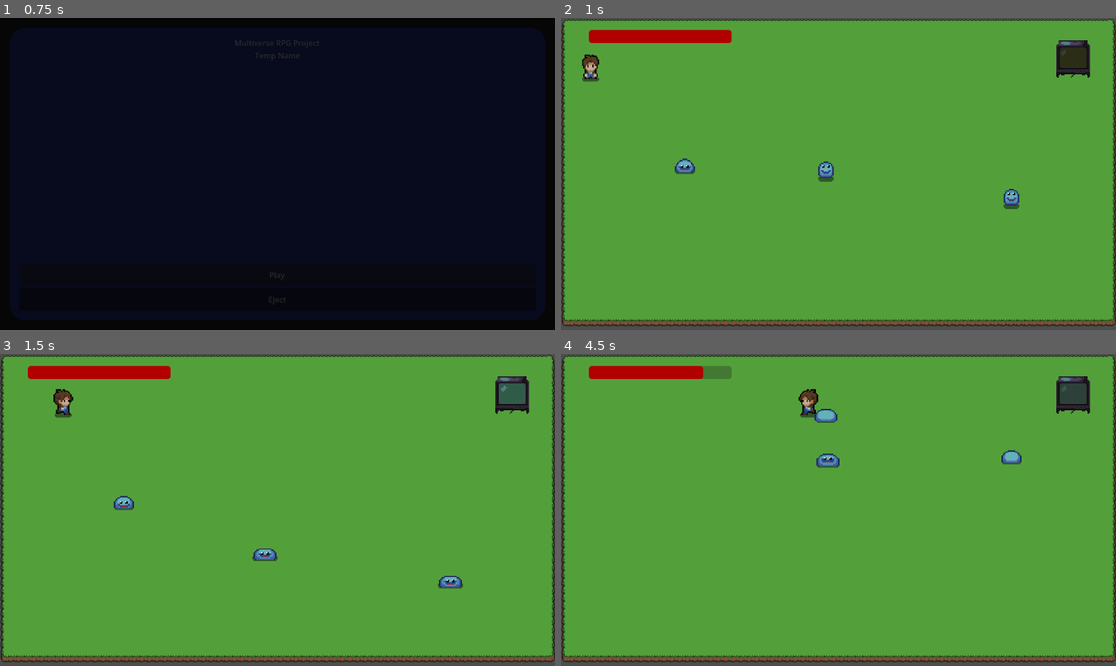
Above: before the commit, frames 1-4 (two rows, left to right).
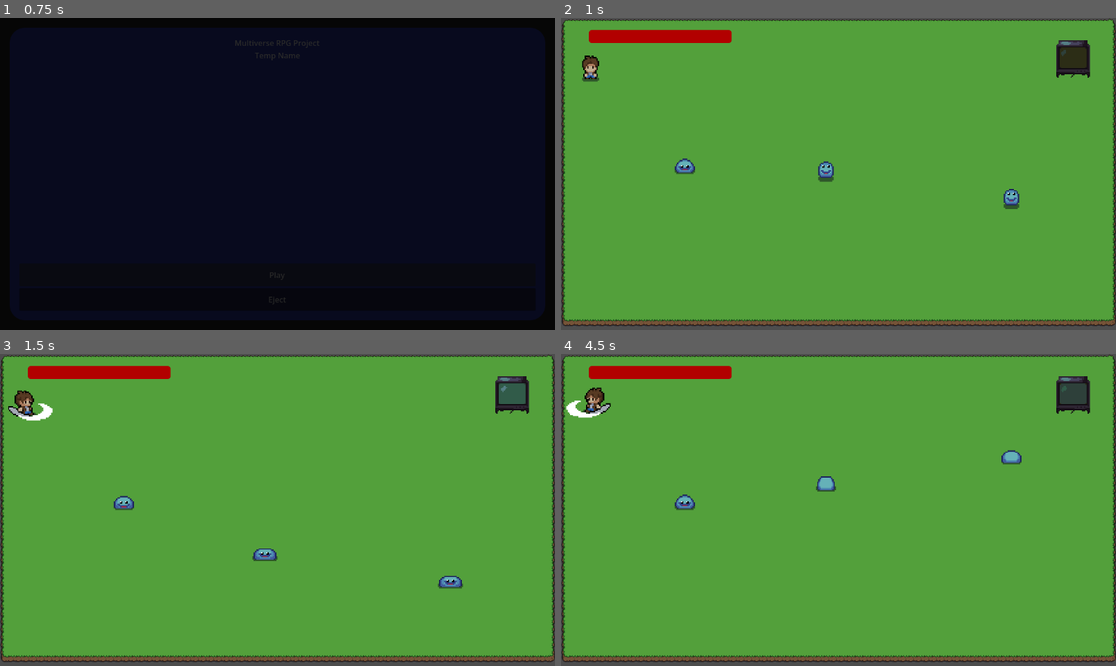
Above: after the commit, the same moments.

Repository: CCV-JamesNye/multiverse-rpg-project
Game: Godot game, scene res://Scenes/UI/MainMenu.tscn
The game is run twice, just before and just after one commit, with the same random seed, the same clock (stepped at 60 frames per second) and the same inputs.
Inputs:
- Up to frame 1 (0.75 s): click "Play" at 0.5 s
- Up to frame 2 (1 s): no input
- Up to frame 3 (1.5 s): tap Enter at 1.25 s; hold Right (move_right) from 1.28 s (still down); hold Space (attack, bound only after the commit) from 1.28 s (still down)
- Up to frame 4 (4.5 s): release Right (move_right) at 2.03 s; release Space (attack, bound only after the commit) at 2.03 s; hold Down (move_down) 2.03-2.78 s; tap Space (attack, bound only after the commit) at 2.1, 3.6 s; hold Right (move_right) 2.78-3.53 s; hold Space (attack, bound only after the commit) 2.78-3.53 s; hold Up (move_up) 3.53-4.28 s; hold Left (move_left) from 4.28 s (still down); hold Space (attack, bound only after the commit) from 4.28 s (still down)

Frame 1 is identical in both runs. In frame 2, less than 0.1% of the frame differs, in the area x 3-7%, y 11-19%; in frame 3, 0.7%; in frame 4, 1.5%, in the area x 0-51%, y 3-51%.

Commit message:
Start of Enemy Death and Player Attack
Sets up the triggers and animations for the template dying and the Player attacking.

Diff:
--- a/Scenes/Player/Scripts/player.gd
+++ b/Scenes/Player/Scripts/player.gd
@@ -2,20 +2,22 @@
 
 # Determines how fast the Player will move
 var speed : float = 350
-var facing = "none"
+var facing = "down"
 var health : int = 10
 var max_health : int = 10
 var death_anim : bool = false
 signal health_update (int)
+var is_attacking : bool = false
 
 @onready var animated_sprite_2d: AnimatedSprite2D = $AnimatedSprite2D
 @onready var hurtbox: Area2D = $HurtBox
+@onready var attack_timer: Timer = $AttackTimer
 
 # Called when the node enters the scene tree for the first time.
 func _ready() -> void:
 	hurtbox.send_damage.connect(take_damage)
 	animated_sprite_2d.play("idle_down")
-	pass # Replace with function body.
+	attack_timer.timeout.connect(finish_attack)
 
 # Called every frame. 'delta' is the elapsed time since the previous frame.
 func _process(delta: float) -> void:
@@ -23,27 +25,31 @@
 	var direction : Vector2 = Vector2.ZERO
 
 	# Reads input
-	if Input.is_action_pressed("move_right"):
+	if Input.is_action_pressed("move_right") && is_attacking == false:
 		facing = "right"
 		play_anim(1)
 		direction.x += 1
 		direction.y = 0
-	if Input.is_action_pressed("move_left"):
+	if Input.is_action_pressed("move_left") && is_attacking == false:
 		facing = "left"
 		play_anim(1)
 		direction.x -= 1
 		direction.y = 0
-	if Input.is_action_pressed("move_down"):
+	if Input.is_action_pressed("move_down")&& is_attacking == false :
 		facing = "down"
 		play_anim(1)
 		direction.y += 1
 		direction.x = 0
-	if Input.is_action_pressed("move_up"):
+	if Input.is_action_pressed("move_up") && is_attacking == false:
 		facing = "up"
 		play_anim(1)
 		direction.y -= 1
 		direction.x = 0
-	if !Input.is_anything_pressed() && death_anim == false:
+	if Input.is_action_pressed("attack") && is_attacking == false:
+		attack()
+		direction.y = 0
+		direction.x = 0
+	if !Input.is_anything_pressed() && death_anim == false && is_attacking == false:
 		play_anim(0)
 		direction.x = 0
 		direction.y = 0
@@ -55,25 +61,33 @@
 func play_anim(movement):
 	if facing == "right":
 		animated_sprite_2d.flip_h = false
-		if movement == 1:
+		if movement == 2:
+			animated_sprite_2d.play("sword_side")
+		elif movement == 1:
 			animated_sprite_2d.play("walk_side")
 		elif movement == 0:
 			animated_sprite_2d.play("idle_side")
 	if facing == "left":
 		animated_sprite_2d.flip_h = true
-		if movement == 1:
+		if movement == 2:
+			animated_sprite_2d.play("sword_side")
+		elif movement == 1:
 			animated_sprite_2d.play("walk_side")
 		elif movement == 0:
 			animated_sprite_2d.play("idle_side")
 	if facing == "up":
 		animated_sprite_2d.flip_h = false
-		if movement == 1:
+		if movement == 2:
+			animated_sprite_2d.play("sword_up")
+		elif movement == 1:
 			animated_sprite_2d.play("walk_up")
 		elif movement == 0:
 			animated_sprite_2d.play("idle_up")
 	if facing == "down":
 		animated_sprite_2d.flip_h = false
-		if movement == 1:
+		if movement == 2:
+			animated_sprite_2d.play("sword_down")
+		elif movement == 1:
 			animated_sprite_2d.play("walk_down")
 		elif movement == 0:
 			animated_sprite_2d.play("idle_down")
@@ -86,3 +100,11 @@
 
 func die() -> void:
 	GameManager.plr_die()
+
+func finish_attack() -> void:
+	is_attacking = false
+
+func attack():
+	play_anim(2)
+	is_attacking = true
+	attack_timer.start()
--- a/Scenes/Player/player.tscn
+++ b/Scenes/Player/player.tscn
@@ -285,7 +285,7 @@
 "duration": 1.0,
 "texture": SubResource("AtlasTexture_j6uq4")
 }],
-"loop": true,
+"loop": false,
 "name": &"sword_down",
 "speed": 8.0
 }, {
@@ -302,7 +302,7 @@
 "duration": 1.0,
 "texture": SubResource("AtlasTexture_m6ahd")
 }],
-"loop": true,
+"loop": false,
 "name": &"sword_side",
 "speed": 8.0
 }, {
@@ -319,7 +319,7 @@
 "duration": 1.0,
 "texture": SubResource("AtlasTexture_8d028")
 }],
-"loop": true,
+"loop": false,
 "name": &"sword_up",
 "speed": 8.0
 }, {
@@ -432,6 +432,7 @@
 scale = Vector2(2.7083333, 2.7083333)
 sprite_frames = SubResource("SpriteFrames_gk6dx")
 animation = &"idle_down"
+frame_progress = 0.46965018
 
 [node name="Collision" type="CollisionShape2D" parent="." unique_id=139677064]
 position = Vector2(0.5, -5)
@@ -459,3 +460,6 @@
 value = 10.0
 show_percentage = false
 script = SubResource("GDScript_xpcdj")
+
+[node name="AttackTimer" type="Timer" parent="." unique_id=987881198]
+wait_time = 0.35
--- a/Scenes/Worlds/Template/Enemies/Idle Chaser Template/Scripts/idle_chaser_template.gd
+++ b/Scenes/Worlds/Template/Enemies/Idle Chaser Template/Scripts/idle_chaser_template.gd
@@ -6,22 +6,29 @@
 @onready var player_detector: Area2D = $PlayerDetector
 @onready var chase_timer: Timer = $ChaseTimer
 @onready var idle_timer: Timer = $IdleTimer
+@onready var die_timer: Timer = $DieTimer
+@onready var hurtbox: HurtBox = $HurtBox
 
 @export var patrol_speed: float = 110.0
 var direction : Vector2 = Vector2.DOWN
 var facing = "down"
-enum state {IDLE, PATROL, CHASE, START}
+enum state {IDLE, PATROL, CHASE, START, DIE}
 var current_state : state = state.IDLE
 var player_target = Player
 @onready var start_position
+var health : int = 2
+var can_chase : bool = true
+signal health_update (int)
 
 func _ready() -> void:
 	player_target = get_tree().get_first_node_in_group("player")
 	start_position = collision_shape_2d.global_position
-	player_detector.body_entered.connect(check_for_player)
+	if can_chase == true:
+		player_detector.body_entered.connect(check_for_player)
 	player_detector.body_exited.connect(player_left)
 	chase_timer.timeout.connect(end_chase)
 	idle_timer.timeout.connect(return_to_start)
+	hurtbox.send_damage.connect(take_damage)
 
 func _physics_process(delta: float) -> void:
 	match current_state:
@@ -33,6 +40,8 @@
 			handle_chase()
 		state.START:
 			handle_start()
+		state.DIE:
+			handle_die()
 
 	move_and_collide(velocity * delta)
 
@@ -88,6 +97,20 @@
 	if collision_shape_2d.global_position.distance_to(start_position) < 1:
 		current_state = state.IDLE
 
+func handle_die() -> void:
+	can_chase = false
+	chase_timer.stop()
+	idle_timer.stop()
+	velocity = Vector2.ZERO
+	animated_sprite_2d.play("die")
+	die_timer.start()
+
+func take_damage(damage: int) -> void:
+	health -= damage
+	health_update.emit(health)
+	if health <= 0:
+		current_state = state.DIE
+
 func check_for_player(body : Node2D) -> void:
 	if body is Player:
 		chase_timer.stop()
--- a/Scenes/Worlds/Template/Enemies/Idle Chaser Template/idle_chaser_template.tscn
+++ b/Scenes/Worlds/Template/Enemies/Idle Chaser Template/idle_chaser_template.tscn
@@ -5,6 +5,26 @@
 [ext_resource type="Script" uid="uid://bpamg3oitx4dk" path="res://Scenes/General Use Scenes/General Use Scripts/hurtbox.gd" id="3_fj507"]
 [ext_resource type="Script" uid="uid://ese4gqc8bwyd" path="res://Scenes/General Use Scenes/General Use Scripts/hitbox.gd" id="4_2jfmo"]
 
+[sub_resource type="AtlasTexture" id="AtlasTexture_2jfmo"]
+atlas = ExtResource("2_v7oyk")
+region = Rect2(0, 384, 32, 32)
+
+[sub_resource type="AtlasTexture" id="AtlasTexture_7524t"]
+atlas = ExtResource("2_v7oyk")
+region = Rect2(32, 384, 32, 32)
+
+[sub_resource type="AtlasTexture" id="AtlasTexture_0uqf3"]
+atlas = ExtResource("2_v7oyk")
+region = Rect2(64, 384, 32, 32)
+
+[sub_resource type="AtlasTexture" id="AtlasTexture_ekv1g"]
+atlas = ExtResource("2_v7oyk")
+region = Rect2(96, 384, 32, 32)
+
+[sub_resource type="AtlasTexture" id="AtlasTexture_hu4fg"]
+atlas = ExtResource("2_v7oyk")
+region = Rect2(128, 384, 32, 32)
+
 [sub_resource type="AtlasTexture" id="AtlasTexture_0ouoo"]
 atlas = ExtResource("2_v7oyk")
 region = Rect2(0, 0, 32, 32)
@@ -199,6 +219,26 @@
 
 [sub_resource type="SpriteFrames" id="SpriteFrames_ogs6t"]
 animations = [{
+"frames": [{
+"duration": 1.0,
+"texture": SubResource("AtlasTexture_2jfmo")
+}, {
+"duration": 1.0,
+"texture": SubResource("AtlasTexture_7524t")
+}, {
+"duration": 1.0,
+"texture": SubResource("AtlasTexture_0uqf3")
+}, {
+"duration": 1.0,
+"texture": SubResource("AtlasTexture_ekv1g")
+}, {
+"duration": 1.0,
+"texture": SubResource("AtlasTexture_hu4fg")
+}],
+"loop": false,
+"name": &"die",
+"speed": 7.0
+}, {
 "frames": [{
 "duration": 1.0,
 "texture": SubResource("AtlasTexture_0ouoo")
@@ -410,7 +450,9 @@
 position = Vector2(-4.7683716e-07, -22)
 scale = Vector2(2.6328125, 2.6328125)
 sprite_frames = SubResource("SpriteFrames_ogs6t")
-animation = &"idle_down"
+animation = &"die"
+frame = 4
+frame_progress = 1.0
 
 [node name="CollisionShape2D" type="CollisionShape2D" parent="." unique_id=715383869]
 position = Vector2(0, -7.5)
@@ -452,3 +494,6 @@
 [node name="IdleTimer" type="Timer" parent="." unique_id=486494404]
 wait_time = 1.5
 one_shot = true
+
+[node name="DieTimer" type="Timer" parent="." unique_id=603322212]
+wait_time = 0.728
--- a/project.godot
+++ b/project.godot
@@ -24,6 +24,7 @@
 [global_group]
 
 player=""
+enemies=""
 
 [input]
 
@@ -61,6 +62,12 @@
 , Object(InputEventJoypadButton,"resource_local_to_scene":false,"resource_name":"","device":-1,"button_index":6,"pressure":0.0,"pressed":false,"script":null)
 ]
 }
+attack={
+"deadzone": 0.2,
+"events": [Object(InputEventKey,"resource_local_to_scene":false,"resource_name":"","device":-1,"window_id":0,"alt_pressed":false,"shift_pressed":false,"ctrl_pressed":false,"meta_pressed":false,"pressed":false,"keycode":0,"physical_keycode":32,"key_label":0,"unicode":32,"location":0,"echo":false,"script":null)
+, Object(InputEventJoypadButton,"resource_local_to_scene":false,"resource_name":"","device":-1,"button_index":0,"pressure":0.0,"pressed":false,"script":null)
+]
+}
 
 [layer_names]
 
